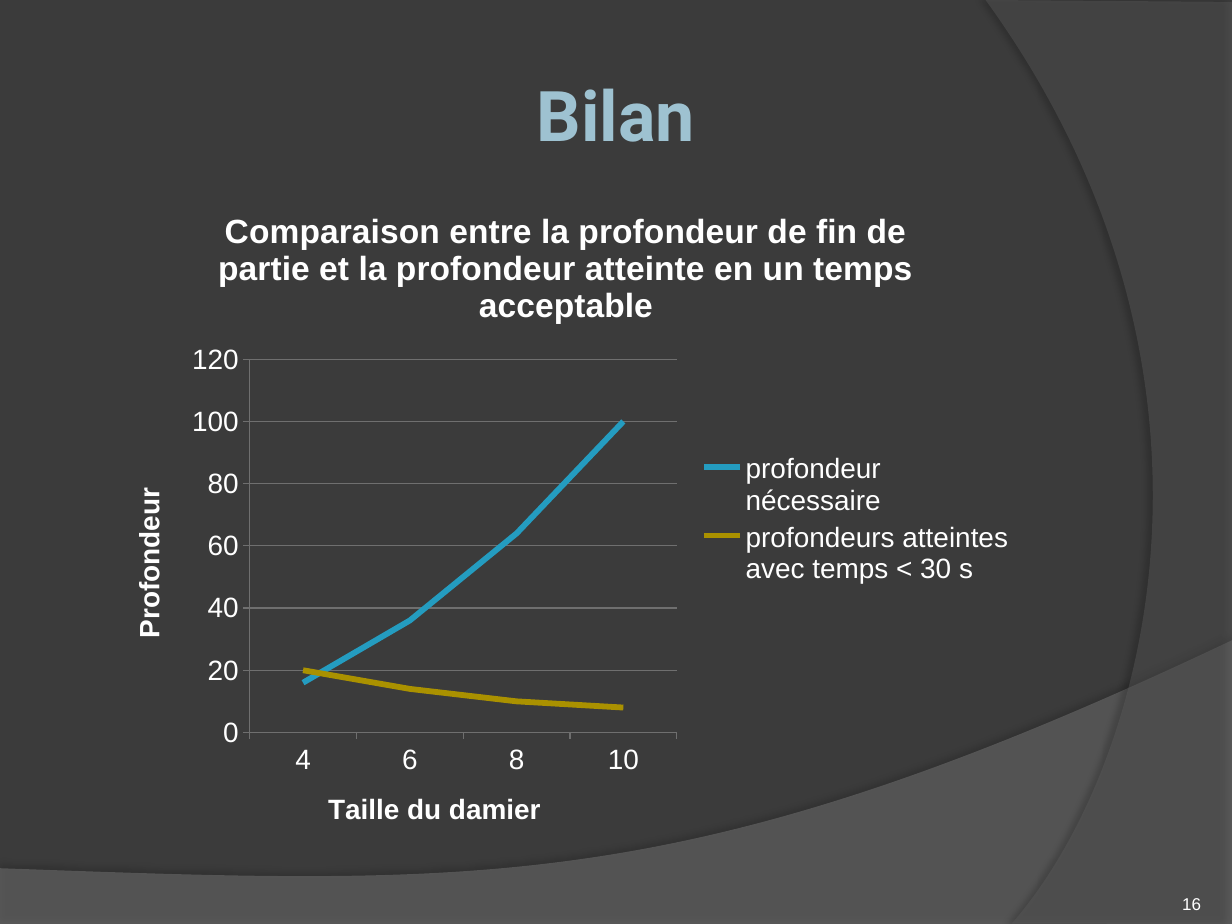
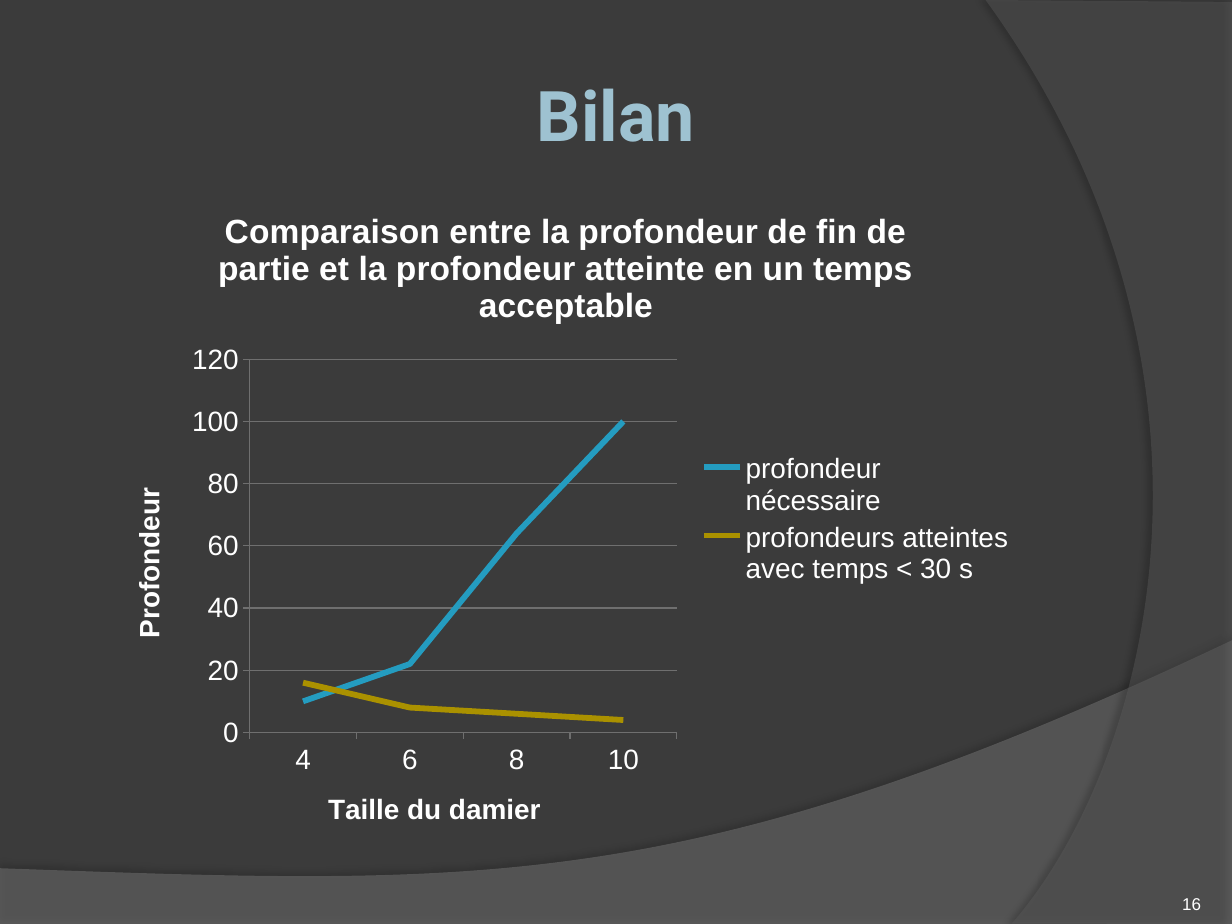
Before and after one commit to romaincarlsen/EtudesPratiques, a slide deck: slide 16 of Diapo Soutenance.pptx. Drawn at 1232x924 pixels with LibreOffice and Linux fonts; fonts in the diff are those of the drawing. Boxes give left, top, right and bottom in pixels: in the first picture for what was removed or moved away, otherwise in the second. Text is boxed around its words. In the diff, an @@ line names an element or a change of style, - is before the commit and + after.

```diff
--- a/Diapo Soutenance.pptx
+++ b/Diapo Soutenance.pptx
@@ line chart at bbox=[105, 188, 1026, 849] @@
@@ profondeur nécessaire, 4: 16 to 10 @@
@@ profondeur nécessaire, 6: 36 to 22 @@
-profondeurs atteintes avec temps < 30 s: 20, 14, 10, 8
+profondeurs atteintes avec temps < 30 s: 16, 8, 6, 4
```
Also in this commit, not shown: 1 other slide changed.
